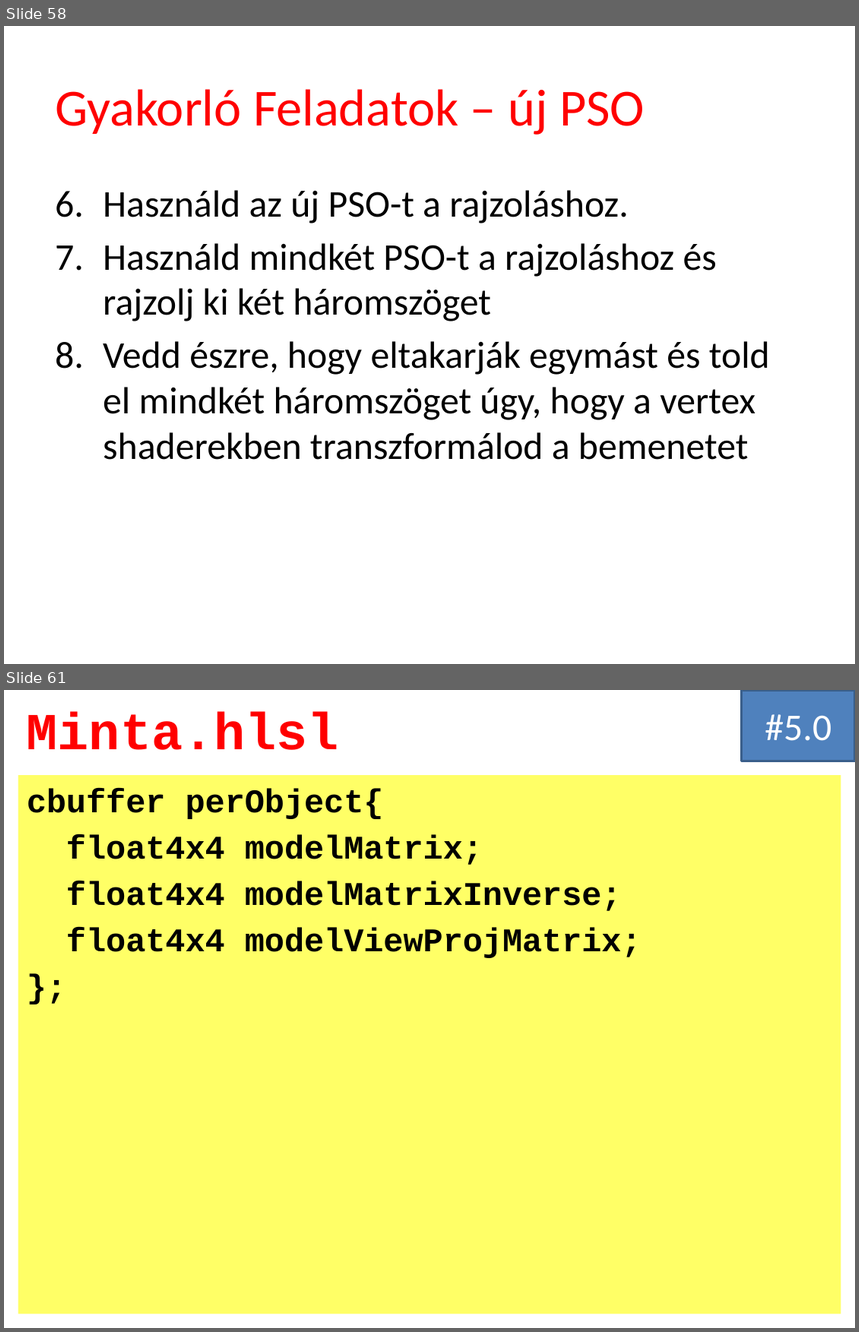
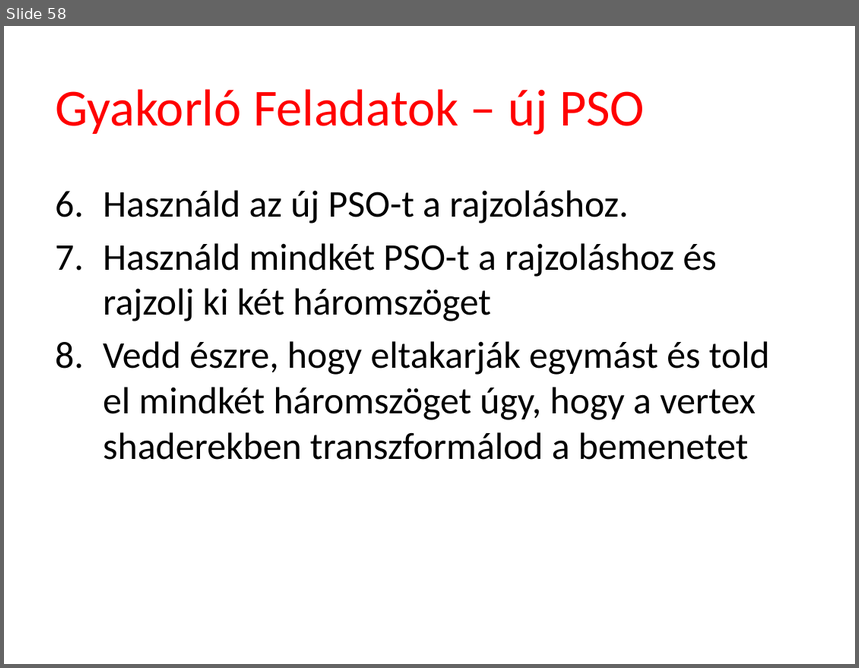
Before and after one commit to tyekx/dx12, a slide deck: Slides/gg000-HelloTriangle.pptx. Shown one above the other, each under a label of ours: slides 58 and 61 before the commit, slide 58 after it; the slides between them are not shown. The pictures are 859x1332 and 859x668 pixels, drawn with LibreOffice and Linux fonts; fonts in the diff are those of the drawing; background and template pictures are left out. Boxes give left, top, right and bottom in pixels: in the first picture for what was removed or moved away, otherwise in the second. Text is boxed around its words. In the diff, an @@ line names an element or a change of style, - is before the commit and + after.

```diff
--- a/Slides/gg000-HelloTriangle.pptx
+++ b/Slides/gg000-HelloTriangle.pptx
@@ slide 61 removed at <box>4,690,855,1328</box>, background #FFFFFF @@
@@ title removed at <box>27,712,339,750</box> @@
-Minta.hlsl
@@ rectangle removed at <box>742,690,855,761</box> @@
-#5.0
@@ text removed at <box>18,775,842,1314</box> @@
-cbuffer perObject{
-float4x4 modelMatrix;
-float4x4 modelMatrixInverse;
-float4x4 modelViewProjMatrix;
-};
```
Also in this commit, not shown: 2 slides changed, 1 slide added, 1 other slide removed.
